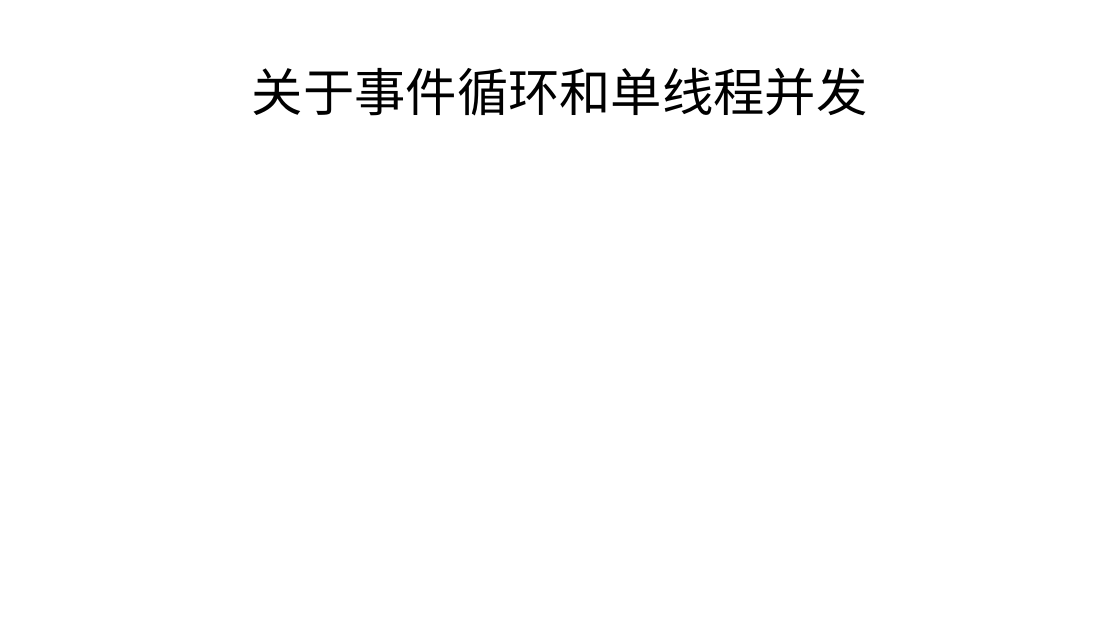
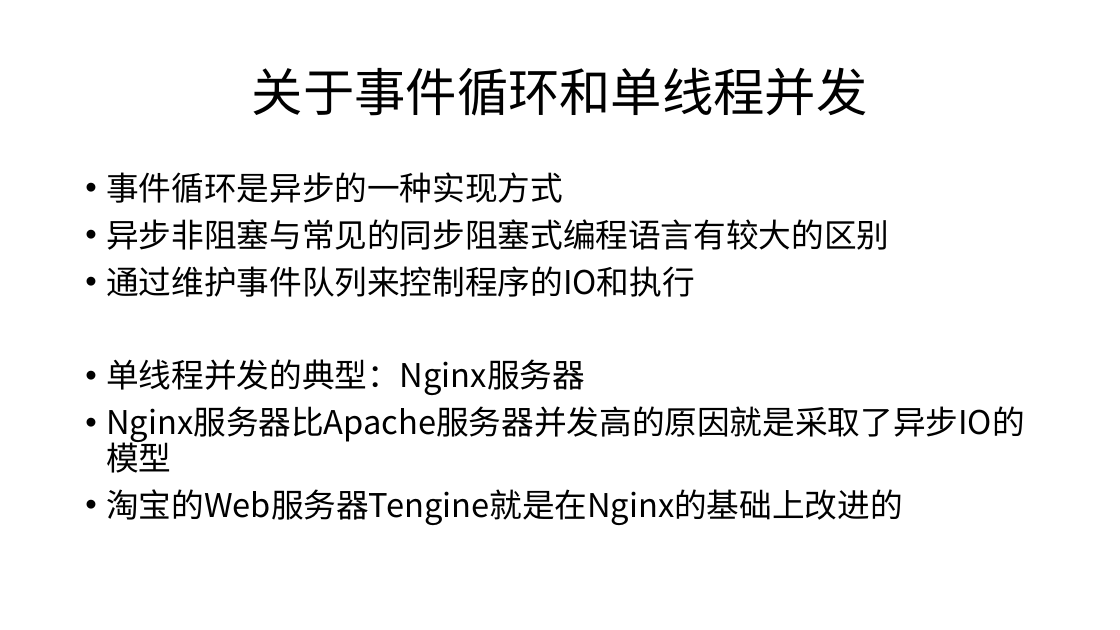
Before and after one commit to twesix-backup/graduation-thesis, a slide deck: slide 8 of word/答辩.pptx. Drawn at 1120x630 pixels with LibreOffice and Linux fonts; fonts in the diff are those of the drawing. Boxes give left, top, right and bottom in pixels: in the first picture for what was removed or moved away, otherwise in the second. Text is boxed around its words. In the diff, an @@ line names an element or a change of style, - is before the commit and + after.

```diff
--- a/word/答辩.pptx
+++ b/word/答辩.pptx
@@ text added at (106,172,902,525), 28 pt, text #000000 @@
+• 事件循环是异步的一种实现方式
+• 异步非阻塞与常见的同步阻塞式编程语言有较大的区别
+• 通过维护事件队列来控制程序的IO和执行
+• 单线程并发的典型：Nginx服务器
+• Nginx服务器比Apache服务器并发高的原因就是采取了异步IO的模型
+• 淘宝的Web服务器Tengine就是在Nginx的基础上改进的
```
Also in this commit, not shown: 4 other slides changed, 1 other file.
